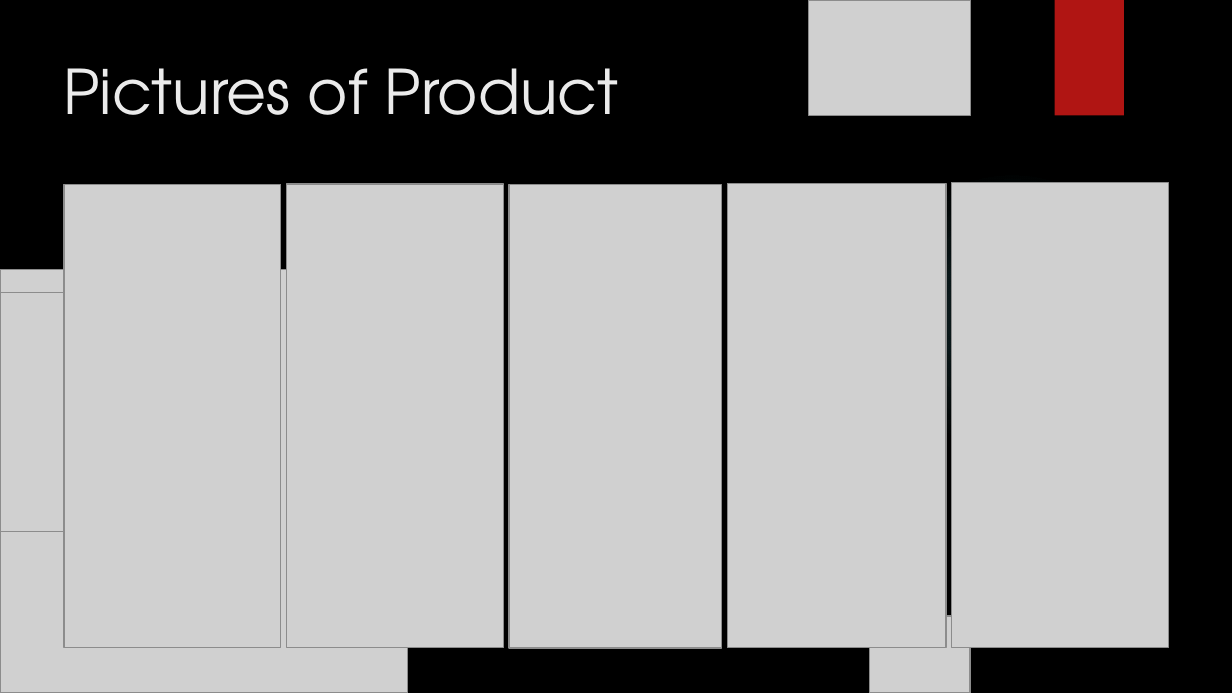
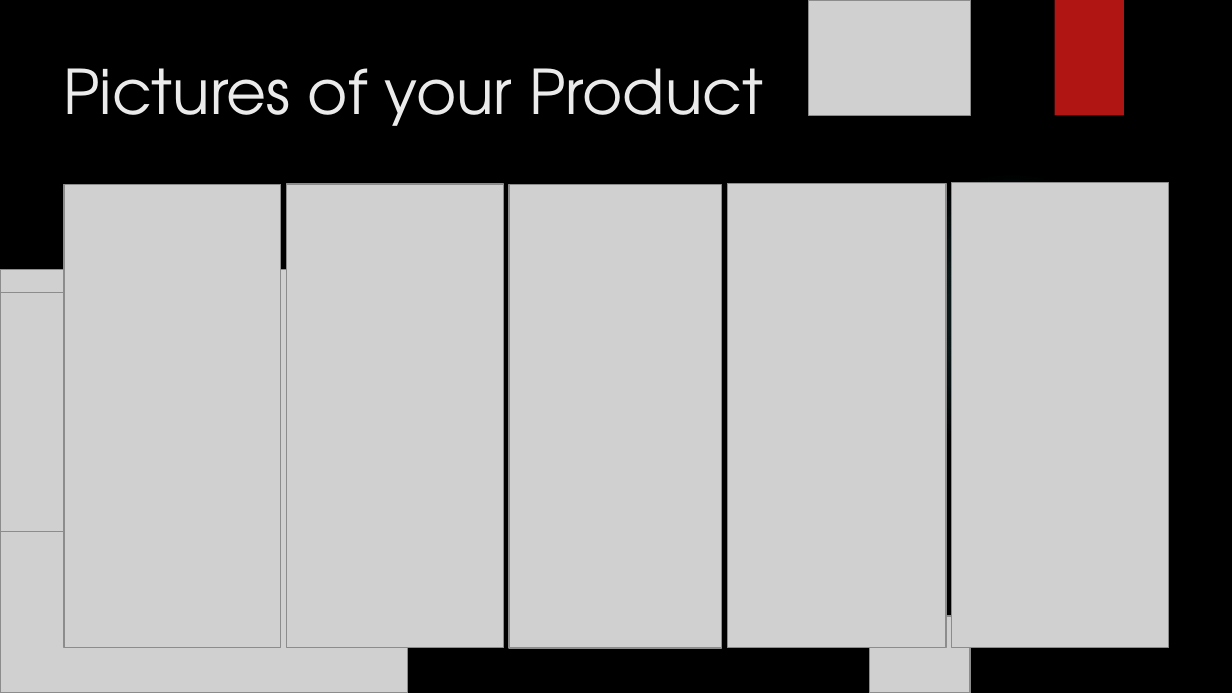
Before and after one commit to sagarsaurabhssnl/ATTENDANCE-APP, a slide deck: slide 8 of pitching.pptx. Drawn at 1232x693 pixels with LibreOffice and Linux fonts; fonts in the diff are those of the drawing; grey boxes stand for pictures; background and template pictures are left out. Boxes give left, top, right and bottom in pixels: in the first picture for what was removed or moved away, otherwise in the second. Text is boxed around its words. In the diff, an @@ line names an element or a change of style, - is before the commit and + after.

```diff
--- a/pitching.pptx
+++ b/pitching.pptx
@@ title at bbox=[63, 68, 763, 126]: text changed @@
-Pictures of Product
+Pictures of your Product
```
Also in this commit, not shown: 7 other slides changed, 1 slide added.
